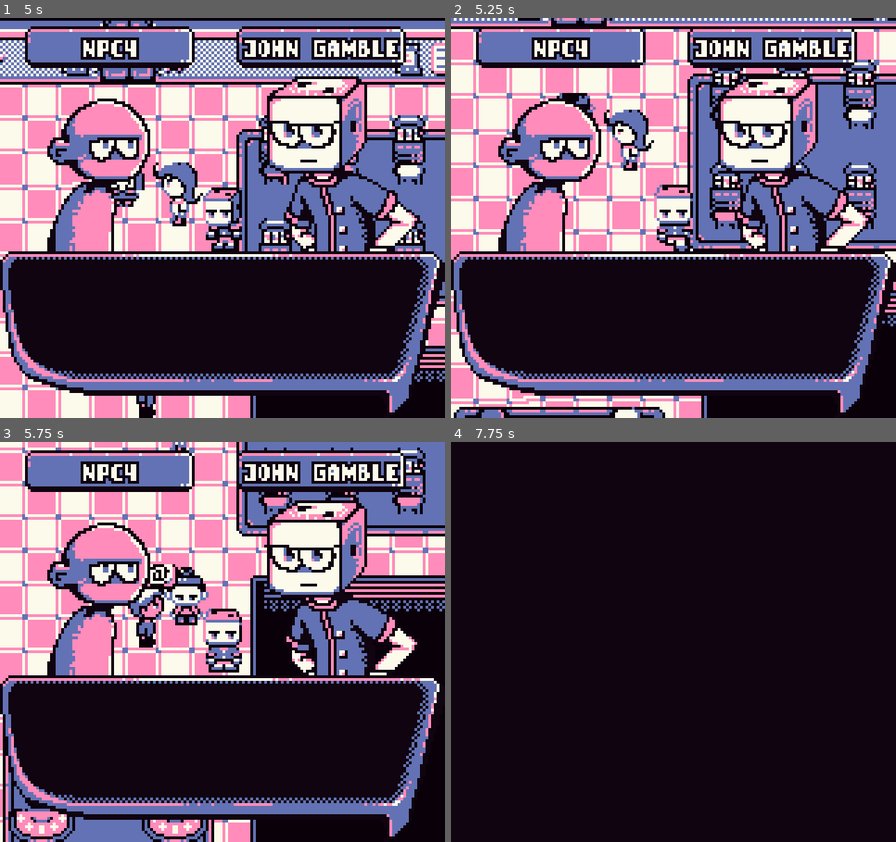
Above: before the commit, frames 1-4 (two rows, left to right).
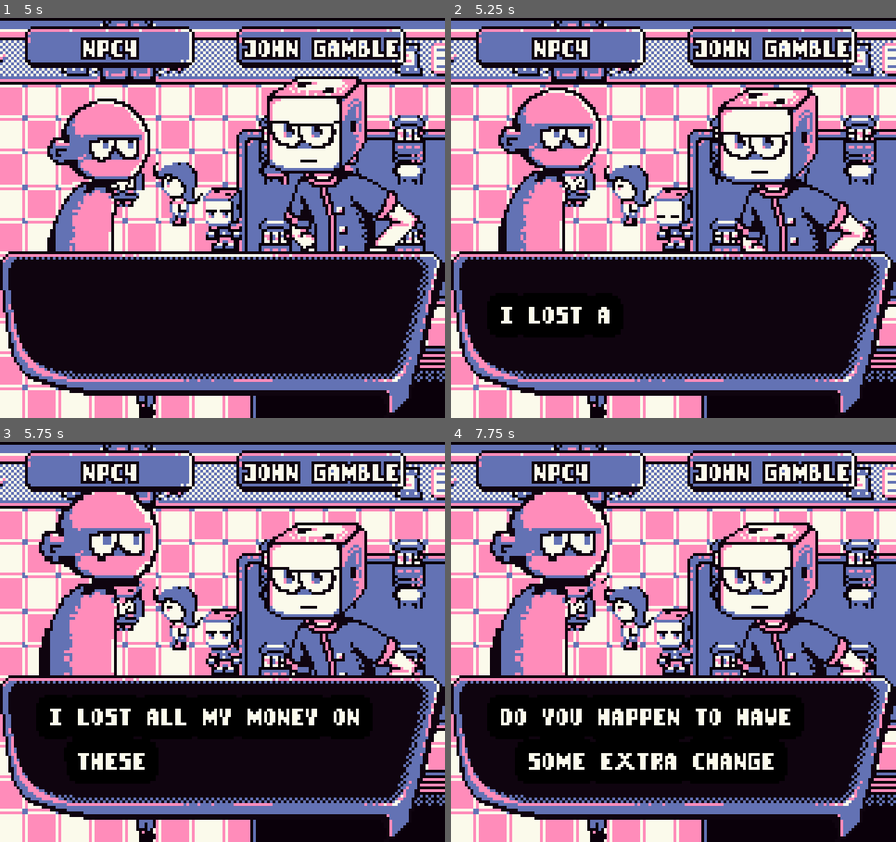
Above: after the commit, the same moments.

Repository: 0xspiderr/gbjam13_gamejam
Game: Godot game, scene res://scenes/game/game.tscn
The game is run twice, just before and just after one commit, with the same random seed, the same clock (stepped at 60 frames per second) and the same inputs.
Inputs:
- Up to frame 1 (5 s): hold D (right) 0.53-1.28 s; hold Space (interact) 0.53-1.28 s; hold S (down) 1.28-2.03 s; tap Space (interact) at 1.35, 2.85, 4.35 s; hold D (right) 2.03-2.78 s; hold Space (interact) 2.03-2.78 s; hold W (up) 2.78-3.53 s; hold Space (interact) 3.53-4.28 s; hold A (left) from 3.53 s (still down)
- Up to frame 2 (5.25 s): release A (left) at 5.03 s; hold S (down) from 5.03 s (still down); hold Space (interact) from 5.03 s (still down)
- Up to frame 3 (5.75 s): keep holding S (down); keep holding Space (interact)
- Up to frame 4 (7.75 s): release S (down) at 5.78 s; release Space (interact) at 5.78 s; hold D (right) 5.78-6.53 s; tap Space (interact) at 5.85, 7.35 s; hold W (up) 6.53-7.28 s; hold Space (interact) 6.53-7.28 s; hold D (right) from 7.28 s (still down)

Frame 1 is identical in both runs. In frame 2, 31% of the frame differs, in the area x 0-100%, y 0-100%; in frame 3, 36%; in frame 4, 59%.

Commit message:
updated dialogue for door levels

Diff:
--- a/scenes/game/game.gd
+++ b/scenes/game/game.gd
@@ -13,7 +13,10 @@
 var current_enemy: Enemy = null
 var current_npc: NPC = null
 var interactable_scene_change: PackedScene = null
-@onready var door_level_ui: DialogueUI = $CanvasLayer/DoorLevelUI
+
+@onready var dialogue_box: DialogueBox = $CanvasLayer/Panel/DialogueBox
+@onready var panel: Panel = $CanvasLayer/Panel
+
 
 
 const DIALOGUE_BOX = preload("res://ui/dialogue_box/dialogue_box.tscn")
@@ -187,6 +190,9 @@
 		canvas_layer.add_child(combat_scene, true)
 		combat_scene.player_death.connect(_on_player_death)
 		combat_scene.enemy_death.connect(_on_enemy_death)
+
+	if not is_instance_valid(current_npc):
+		return
 
 	if current_npc.name == "Wife":
 		var instance = OUTRO_SCENE.instantiate()
@@ -267,23 +273,21 @@
 	if current_interactable.name.begins_with("Level"):
 		if PlayerData.keys_obtained < current_interactable.interactable_stats.needs_keys:
 			var needed_keys = current_interactable.interactable_stats.needs_keys
-
+			PlayerData.is_talking = true
 			if needed_keys == 1:
-				door_level_ui.npc_name.hide()
-				door_level_ui.npc_sprites.sprite_frames = null
-				door_level_ui.dialogue_box.draw_text("I need the first key\n to enter")
-				door_level_ui.show()
-				await get_tree().create_timer(2.0).timeout
+				panel.show()
+				dialogue_box.draw_text("I need the first key\n to enter")
+				await get_tree().create_timer(1.5).timeout
 			elif needed_keys == 2:
-				door_level_ui.npc_name.hide()
-				door_level_ui.npc_sprites.sprite_frames = null
-				door_level_ui.dialogue_box.draw_text("I need the second key\n to enter")
-				door_level_ui.show()
-				await get_tree().create_timer(2.0).timeout
+				panel.show()
+				dialogue_box.draw_text("I need the second key\n to enter")
+				await get_tree().create_timer(1.5).timeout
+
 			PlayerData.can_interact = false
 		else:
 			PlayerData.can_interact = true
-	door_level_ui.hide()
+	panel.hide()
+	PlayerData.is_talking = false
 	return PlayerData.can_interact
 
 
--- a/scenes/game/game.tscn
+++ b/scenes/game/game.tscn
@@ -6,6 +6,8 @@
 [ext_resource type="PackedScene" uid="uid://duj2yhejqwaqh" path="res://scenes/ui/stat_ui.tscn" id="3_5i0tg"]
 [ext_resource type="PackedScene" uid="uid://bcrntcgnahwa6" path="res://ui/dialogue/dialogue_choices.tscn" id="3_kelw5"]
 [ext_resource type="PackedScene" uid="uid://daf5guf6an8ld" path="res://ui/scene_transition/scene_transition.tscn" id="5_lfrn8"]
+[ext_resource type="Theme" uid="uid://b0bn4xyu3a25a" path="res://ui/themes/dialogue_box_theme.tres" id="6_bdhmt"]
+[ext_resource type="PackedScene" uid="uid://b5ho1oy8lu7r5" path="res://ui/dialogue_box/dialogue_box.tscn" id="7_87uf6"]
 
 [node name="Game" type="Node"]
 script = ExtResource("1_0sr1o")
@@ -26,8 +28,25 @@
 unique_name_in_owner = true
 visible = false
 
-[node name="DoorLevelUI" parent="CanvasLayer" instance=ExtResource("3_0sr1o")]
+[node name="Panel" type="Panel" parent="CanvasLayer"]
 visible = false
+custom_minimum_size = Vector2(160, 60)
+offset_top = 84.0
+offset_right = 160.0
+offset_bottom = 144.0
+grow_horizontal = 2
+grow_vertical = 0
+pivot_offset = Vector2(79.9994, 23.2792)
+size_flags_horizontal = 4
+size_flags_vertical = 8
+theme = ExtResource("6_bdhmt")
+
+[node name="DialogueBox" parent="CanvasLayer/Panel" instance=ExtResource("7_87uf6")]
+layout_mode = 1
+offset_left = 13.0
+offset_top = 5.0
+offset_right = -18.0
+offset_bottom = -20.0
 
 [node name="SceneTransition" parent="." instance=ExtResource("5_lfrn8")]
 visible = false
--- a/scenes/levels/level1.tscn
+++ b/scenes/levels/level1.tscn
@@ -69,7 +69,7 @@
 _player = NodePath("../../Player")
 
 [node name="Enemy7" parent="Enemies" node_paths=PackedStringArray("_player") instance=ExtResource("2_4tcl0")]
-position = Vector2(86, 67)
+position = Vector2(99, -123)
 stats = ExtResource("5_dywbp")
 npc_stats = ExtResource("6_8a7m2")
 _player = NodePath("../../Player")
@@ -122,4 +122,4 @@
 interactable_stats = ExtResource("11_lgguw")
 
 [node name="Player" parent="." instance=ExtResource("3_dd0lh")]
-position = Vector2(683, 542)
+position = Vector2(84, 58)
--- a/scenes/levels/level2.tscn
+++ b/scenes/levels/level2.tscn
@@ -95,4 +95,4 @@
 interactable_stats = ExtResource("11_hgky1")
 
 [node name="Player" parent="." instance=ExtResource("3_d5djh")]
-position = Vector2(1120.71, 302.232)
+position = Vector2(269, 302)
--- a/singletons/sound/sound_manager.gd
+++ b/singletons/sound/sound_manager.gd
@@ -8,7 +8,7 @@
 @onready var COMBAT = preload("res://sounds/music/Combat.ogg")
 @onready var COMBAT_LEVEL = preload("res://sounds/music/Combat2.ogg")
 @onready var MAIN_MENU_OGG = preload("res://sounds/music/MainMenuOGG.ogg")
-@onready var OVERWORLD = preload("res://sounds/music/Overworld.ogg")
+@onready var OVERWORLD = preload("res://sounds/music/BeepBox-Song (1).mp3")
 #endregion
 
 #region SFX PATHS
Not shown: 1 places in scenes/game/game.tscn that only renumber resources
Not shown: 1 places in ui/themes/combat_main_theme.tres that only renumber resources
